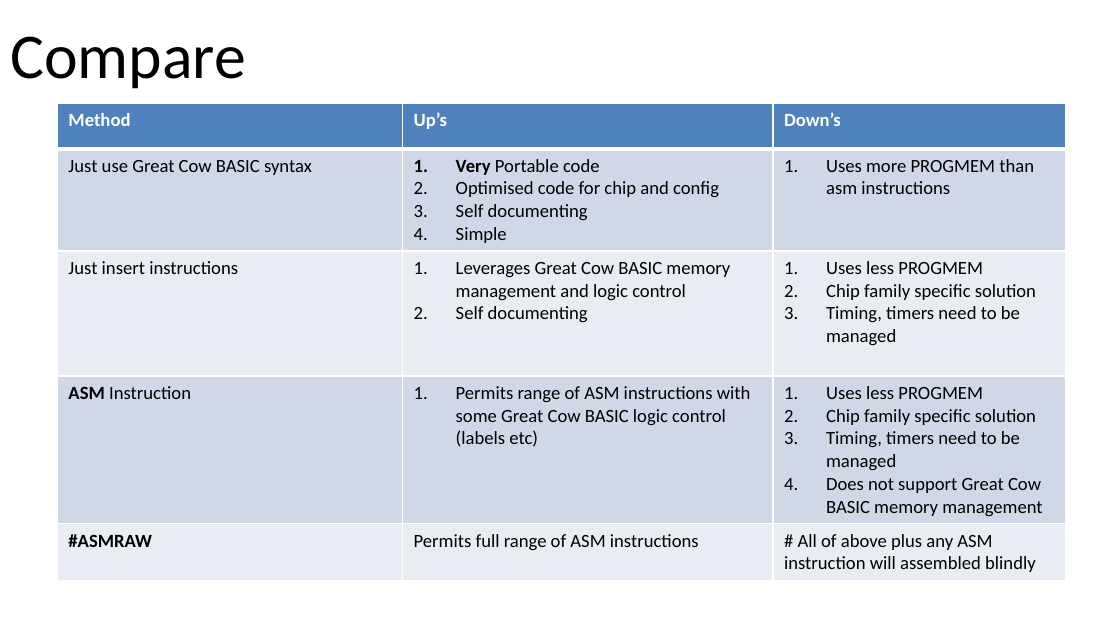
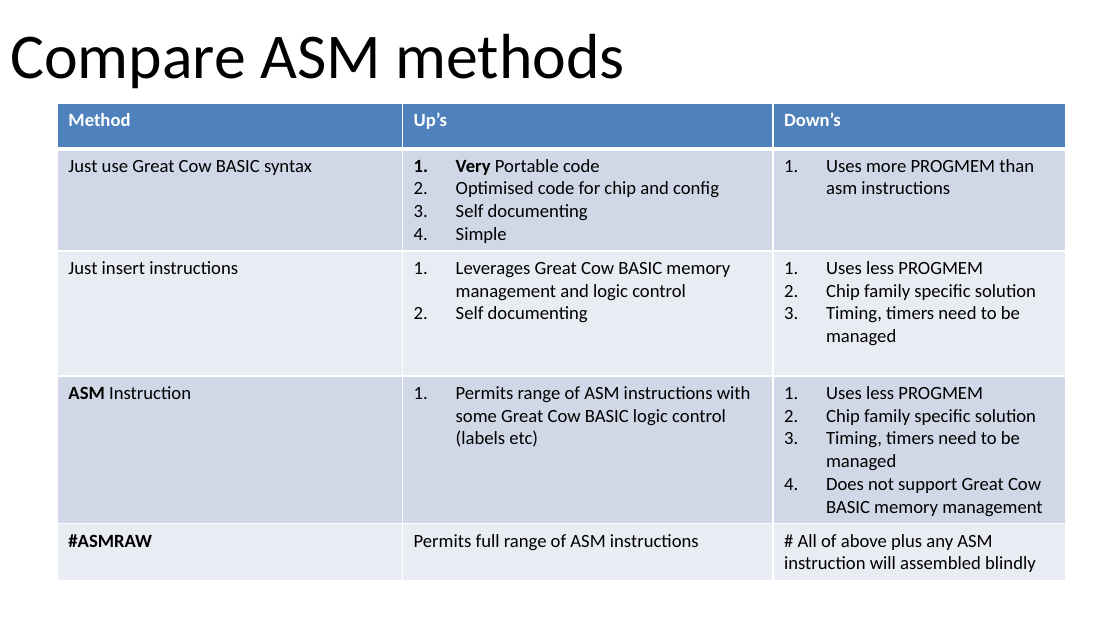
Before and after one commit to Anobium/Great-Cow-BASIC-Demonstration-Sources, a slide deck: slide 7 of Training_Support/Using_ASM/Great Cow BASIC_ASM_3_ways.pptx. Drawn at 1120x630 pixels with LibreOffice and Linux fonts; fonts in the diff are those of the drawing. Boxes give left, top, right and bottom in pixels: in the first picture for what was removed or moved away, otherwise in the second. Text is boxed around its words. In the diff, an @@ line names an element or a change of style, - is before the commit and + after.

```diff
--- a/Training_Support/Using_ASM/Great Cow BASIC_ASM_3_ways.pptx
+++ b/Training_Support/Using_ASM/Great Cow BASIC_ASM_3_ways.pptx
@@ title at <box>10,33,624,89</box>: text changed @@
-Compare
+Compare ASM methods
```
Also in this commit, not shown: 1 other file.
